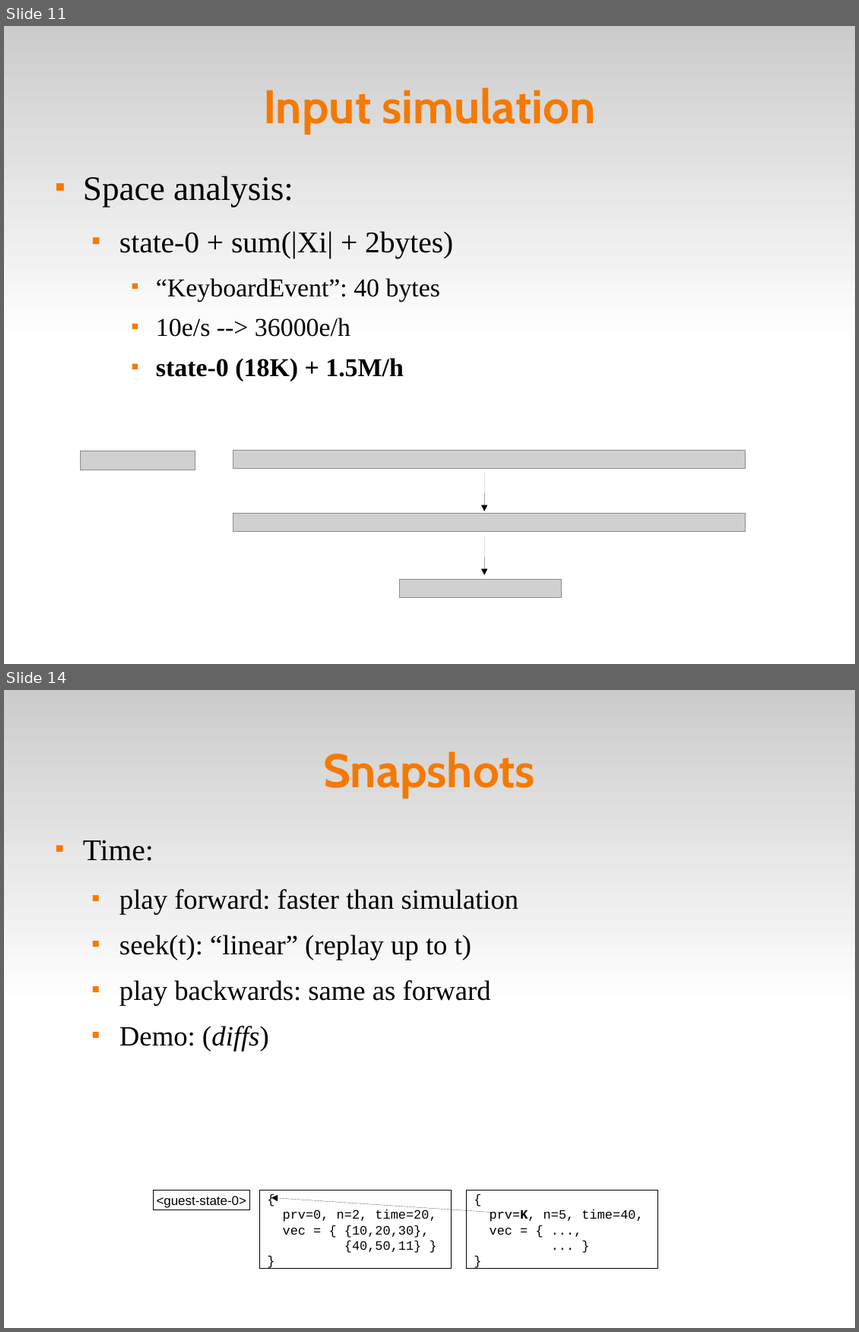
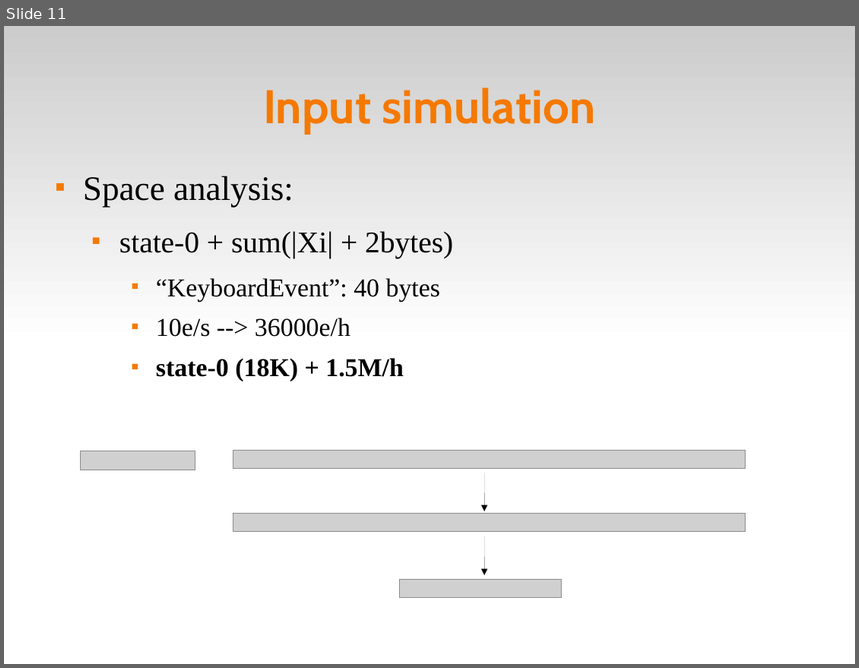
Before and after one commit to fsantanna-no/ceu-docs, a slide deck: TM/ceu_tm.odp. Shown one above the other, each under a label of ours: slides 11 and 14 before the commit, slide 11 after it; the slides between them are not shown. The pictures are 859x1332 and 859x668 pixels, drawn with LibreOffice and Linux fonts; fonts in the diff are those of the drawing; grey boxes stand for pictures. Boxes give left, top, right and bottom in pixels: in the first picture for what was removed or moved away, otherwise in the second. Text is boxed around its words. In the diff, an @@ line names an element or a change of style, - is before the commit and + after.

```diff
--- a/TM/ceu_tm.odp
+++ b/TM/ceu_tm.odp
@@ slide 14 removed at [4, 690, 855, 1328], background #FFFFFF; not listed: 1 template element that a slide beside it also shows @@
@@ title removed at [323, 752, 535, 798] @@
-Snapshots
@@ text removed at [83, 840, 519, 1052] @@
-■ Time:
-  ■ play forward: faster than simulation
-  ■ seek(t): “linear” (replay up to t)
-  ■ play backwards: same as forward
-  ■ Demo: (diffs)
@@ rectangle removed at [153, 1191, 249, 1210] @@
-<guest-state-0>
@@ rectangle removed at [259, 1191, 451, 1269] @@
-{
-prv=0, n=2, time=20,
-vec = { {10,20,30},
-{40,50,11} }
-}
@@ rectangle removed at [467, 1191, 658, 1269] @@
-{
-prv=K, n=5, time=40,
-vec = { ...,
-... }
-}
@@ arrow removed from (519, 1214) to (272, 1198) @@
```
Also in this commit, not shown: 7 slides changed, 4 slides added.
